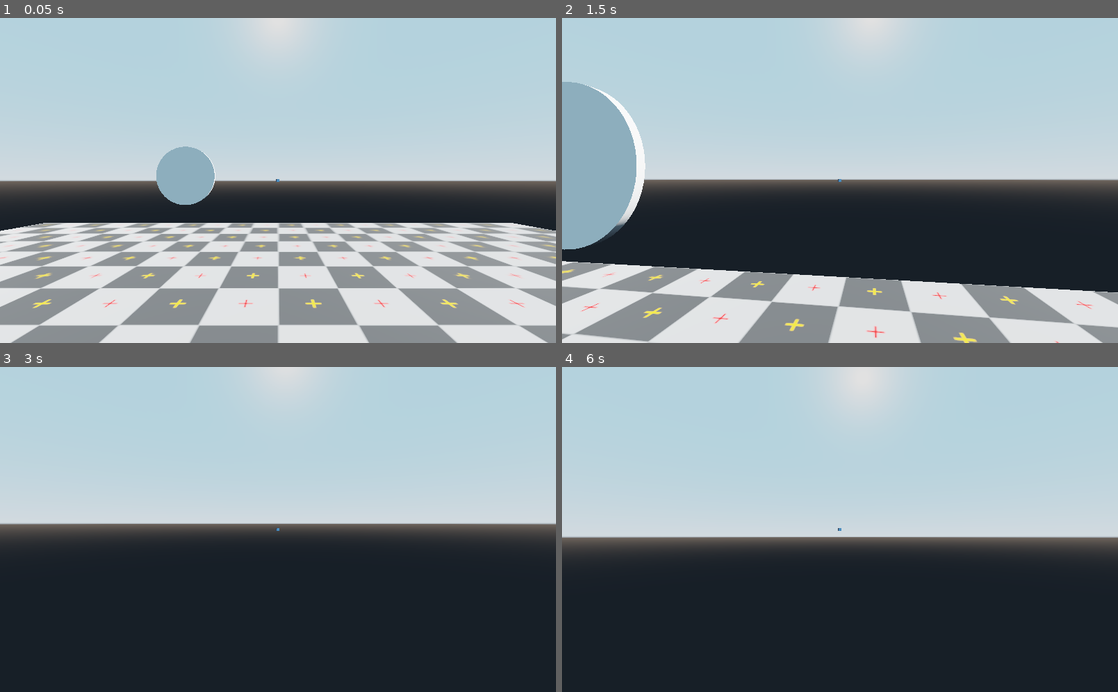
Above: before the commit, frames 1-4 (two rows, left to right).
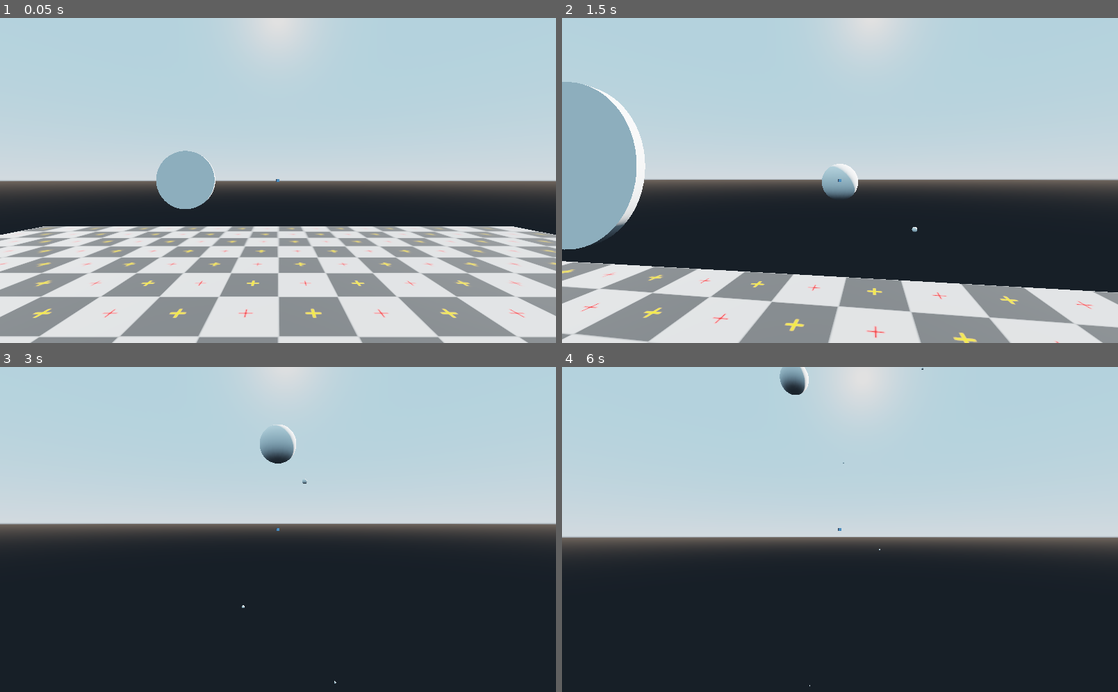
Above: after the commit, the same moments.

Repository: Linko-3D/Godot-Templates-Collection
Game: Godot game, scene res://Level.tscn
Two runs of this game, one before a commit and one after it. Both use one fixed random seed, a clock stepped at 60 frames per second and the inputs below. The engine's default icon, where the game draws it, is replaced by a stand-in: a white triangle on a blue panel in a dark square.
Inputs (mouse positions are in pixels of both pictures, inside the frame that each line leads up to):
- Up to frame 1 (0.05 s): no input
- Up to frame 2 (1.5 s): tap Enter (ui_accept) at 0.5, 0.77 s; move the mouse to (867, 180) at 0.52 s; hold Up (ui_up) from 0.53 s (still down); click (867, 180) at 0.67 s; move the mouse to (812, 180) at 1.27 s; click (812, 180) at 1.42 s
- Up to frame 3 (3 s): keep holding Up (ui_up); tap Enter (ui_accept) at 1.52, 2.75 s; move the mouse to (289, 523) at 2.02 s; click (289, 523) at 2.17 s; move the mouse to (272, 536) at 2.77 s; click (272, 536) at 2.92 s
- Up to frame 4 (6 s): tap Enter (ui_accept) at 3.02, 3.77, 4.25, 4.52, 5, 5.75 s; move the mouse to (878, 532) at 3.52 s; click (878, 532) at 3.67 s; move the mouse to (795, 526) at 4.27 s; click (795, 526) at 4.42 s; move the mouse to (845, 529) at 5.02 s; click (845, 529) at 5.17 s; move the mouse to (817, 523) at 5.77 s; release Up (ui_up) at 5.78 s; hold Right (ui_right) from 5.78 s (still down); click (817, 523) at 5.92 s

The runs differ from the first frame. In frame 1, 18% of the frame differs, in the area x 0-100%, y 39-100%; in frame 2, 0.5%; in frame 3, 0.6%; in frame 4, 0.4%.

Commit message:
projectiles added

Diff:
--- a/Level.tscn
+++ b/Level.tscn
@@ -39,4 +39,4 @@
 transform = Transform( 1, 0, 0, 0, 1, 0, 0, 0, 1, -3.171, 2, -8 )
 
 [node name="FirstPersonCharacter" parent="." instance=ExtResource( 3 )]
-transform = Transform( 1, 0, 0, 0, 1, 0, 0, 0, 1, 0, 1, 0 )
+transform = Transform( 1, 0, 0, 0, 1, 0, 0, 0, 1, 0, 2, 0 )
--- /dev/null
+++ b/Templates/3D/FirstPersonCharacter/Camera/Shoot/Shoot.gd
@@ -0,0 +1,12 @@
+extends Position3D
+
+var force = 20
+
+func _input(event):
+	print(global_transform.basis.z)
+	if event is InputEventMouseButton and Input.get_mouse_mode() == Input.MOUSE_MODE_CAPTURED:
+		if event.button_index == 1 and event.pressed == true:
+			var bullet = load("res://Templates/3D/FirstPersonCharacter/Camera/Shoot/Projectile.tscn").instance()
+			add_child(bullet)
+			bullet.set_as_toplevel(true)
+			bullet.linear_velocity = global_transform.basis.z * -force
--- a/Templates/3D/FirstPersonCharacter/FirstPersonCharacter.tscn
+++ b/Templates/3D/FirstPersonCharacter/FirstPersonCharacter.tscn
@@ -1,8 +1,9 @@
-[gd_scene load_steps=5 format=2]
+[gd_scene load_steps=6 format=2]
 
 [ext_resource path="res://Templates/3D/FirstPersonCharacter/FirstPersonCharacter.gd" type="Script" id=1]
 [ext_resource path="res://Templates/3D/FirstPersonCharacter/Camera/RayCast.tscn" type="PackedScene" id=2]
 [ext_resource path="res://Templates/3D/FirstPersonCharacter/Camera/HUD.tscn" type="PackedScene" id=3]
+[ext_resource path="res://Templates/3D/FirstPersonCharacter/Camera/Shoot/Shoot.gd" type="Script" id=4]
 
 [sub_resource type="CapsuleShape" id=1]
 radius = 0.5
@@ -16,8 +17,9 @@
 
 [node name="HUD" parent="Camera" instance=ExtResource( 3 )]
 
-[node name="Position3D" type="Position3D" parent="Camera"]
+[node name="Shoot" type="Position3D" parent="Camera"]
 transform = Transform( 1, 0, 0, 0, 1, 0, 0, 0, 1, 0, 0, -1 )
+script = ExtResource( 4 )
 
 [node name="CollisionShape" type="CollisionShape" parent="."]
 transform = Transform( 1, 0, 0, 0, -4.37114e-008, 1, 0, -1, -4.37114e-008, 0, -0.8, 0 )
Renamed: Templates/3D/FirstPersonCharacter/Camera/Position3D/Projectile.tscn -> Templates/3D/FirstPersonCharacter/Camera/Shoot/Projectile.tscn
